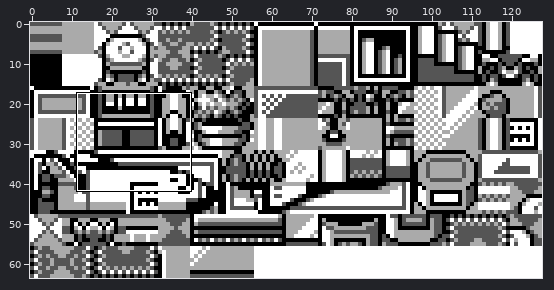
One commit to this sprite sheet: gfx/tilesets/gate.png. The picture above shows the old version from afar; the outline marks the close-up.
Close-up. Earlier state:
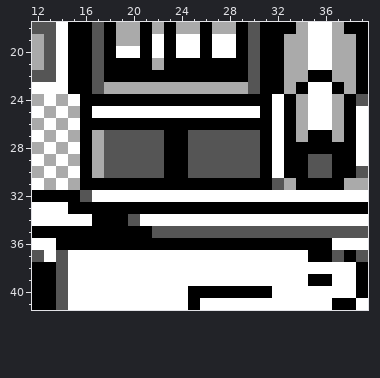
The file is 128x64 pixels. Shown: x 12..39, y 18..41.
And afterwards:
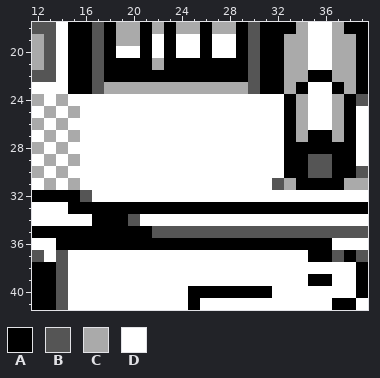
Palette (. is transparent): A #000000  B #555555  C #aaaaaa  D #ffffff
Message: Gate tileset counter fix
The edit:
y 24: x 16..31 AAAAAAAAAAAAAAAA -> DDDDDDDDDDDDDDDD
y 25: x 16 A -> D; x 31 A -> D
y 26: x 16..31 AAAAAAAAAAAAAAAA -> DDDDDDDDDDDDDDDD
y 27..30: x 16..31 ACBBBBBAABBBBBBA -> DDDDDDDDDDDDDDDD
y 31: x 16..31 AAAAAAAAAAAAAAAA -> DDDDDDDDDDDDDDDD
Boxes around the changes in both close-ups, in picture pixels (x1, y1, x2, y2):
changed: (80, 94, 272, 190)
